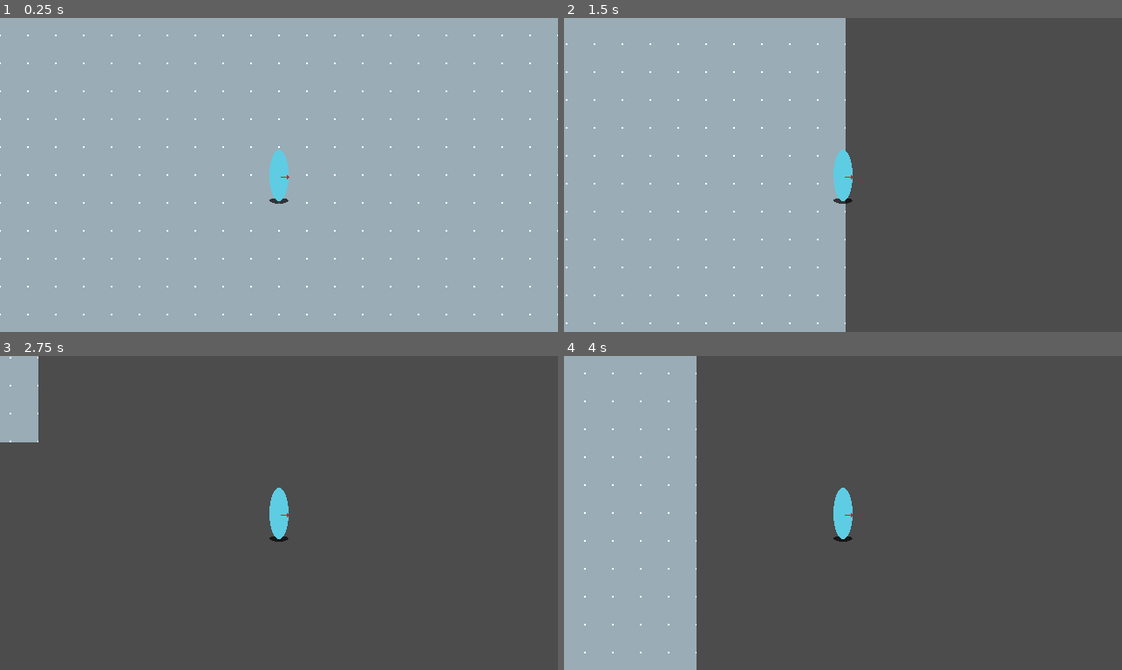
Above: before the commit, frames 1-4 (two rows, left to right).
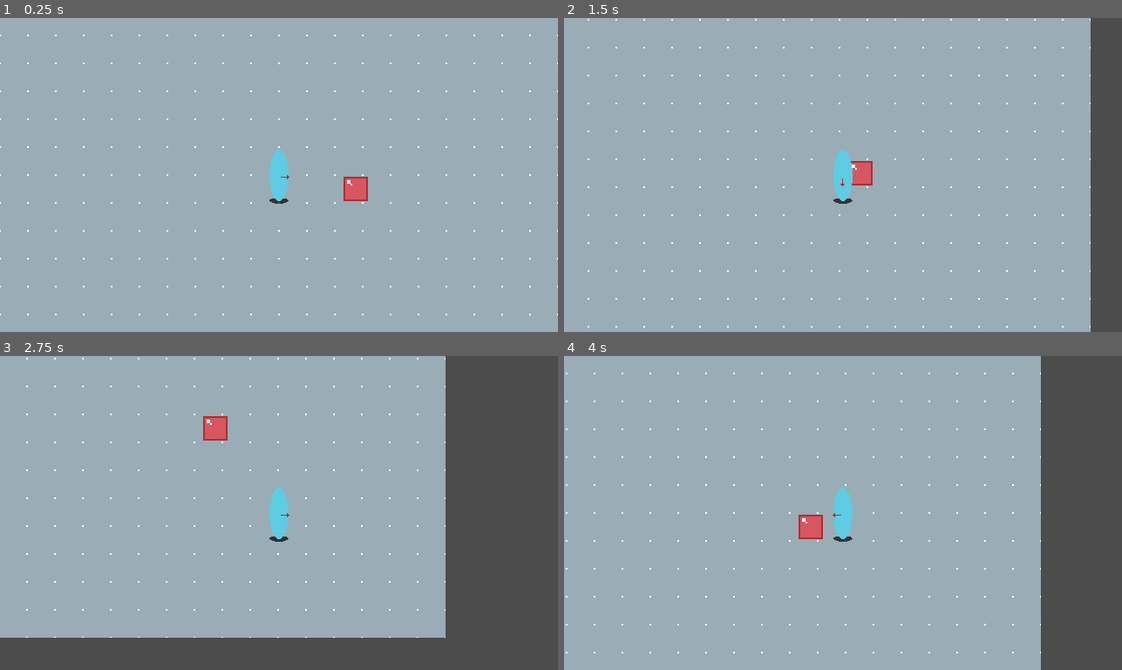
Above: after the commit, the same moments.

Repository: youxuanzhao/Dome
Game: Godot game, scene res://Scenes/TestScene.tscn
The game is run twice, just before and just after one commit, with the same random seed, the same clock (stepped at 60 frames per second) and the same inputs. Before the commit the project starts from res://Scenes/scene1.tscn.
Inputs:
- Up to frame 1 (0.25 s): no input
- Up to frame 2 (1.5 s): tap Enter at 0.5 s; hold D (ui_right) 0.53-1.28 s; hold S (ui_down) from 1.28 s (still down)
- Up to frame 3 (2.75 s): release S (ui_down) at 2.03 s; hold D (ui_right) from 2.03 s (still down)
- Up to frame 4 (4 s): release D (ui_right) at 2.78 s; hold W (ui_up) 2.78-3.53 s; hold A (ui_left) from 3.53 s (still down)

The runs differ from the first frame. In frame 1, 0.3% of the frame differs, in the area x 61-66%, y 50-59%; in frame 2, 44%; in frame 3, 69%, in the area x 0-80%, y 0-90%; in frame 4, 61%.

Commit message:
20220628
Added object and collision physics.
Enable DIrection indicator

Diff:
--- /dev/null
+++ b/Modules/Object.tscn
@@ -0,0 +1,16 @@
+[gd_scene load_steps=4 format=2]
+
+[ext_resource path="res://Assets/Mob-Sheet.png" type="Texture" id=1]
+[ext_resource path="res://Scripts/ObjectScript.gd" type="Script" id=2]
+
+[sub_resource type="RectangleShape2D" id=1]
+extents = Vector2( 7, 7 )
+
+[node name="Object" type="KinematicBody2D"]
+script = ExtResource( 2 )
+
+[node name="ObjectSprite" type="Sprite" parent="."]
+texture = ExtResource( 1 )
+
+[node name="ObjectCollisionBox" type="CollisionShape2D" parent="."]
+shape = SubResource( 1 )
--- a/Modules/Player.tscn
+++ b/Modules/Player.tscn
@@ -1,17 +1,18 @@
 [gd_scene load_steps=5 format=2]
 
 [ext_resource path="res://Assets/Player-Sheet.png" type="Texture" id=1]
-[ext_resource path="res://Modules/PlayerController.gd" type="Script" id=2]
+[ext_resource path="res://Scripts/PlayerController.gd" type="Script" id=2]
 [ext_resource path="res://Assets/MediumShadow-Sheet.png" type="Texture" id=3]
 
 [sub_resource type="CapsuleShape2D" id=1]
-radius = 8.0
-height = 44.0
+radius = 6.0
+height = 1.0
 
 [node name="PlayerBody" type="KinematicBody2D"]
 script = ExtResource( 2 )
 
 [node name="PlayerCollisionBox" type="CollisionShape2D" parent="."]
+position = Vector2( 0, 22 )
 shape = SubResource( 1 )
 
 [node name="AnimationPlayer" type="AnimationPlayer" parent="."]
--- /dev/null
+++ b/Scenes/TestScene.tscn
@@ -0,0 +1,15 @@
+[gd_scene load_steps=4 format=2]
+
+[ext_resource path="res://Modules/Player.tscn" type="PackedScene" id=1]
+[ext_resource path="res://Modules/Object.tscn" type="PackedScene" id=2]
+[ext_resource path="res://Modules/Tilemap.tscn" type="PackedScene" id=3]
+
+[node name="Terrain" type="Node2D"]
+
+[node name="Tilemap" parent="." instance=ExtResource( 3 )]
+
+[node name="Player" parent="." instance=ExtResource( 1 )]
+
+[node name="Object" parent="." instance=ExtResource( 2 )]
+position = Vector2( 88, 16 )
+ScaleFactor = 2
--- a/Scenes/scene1.tscn
+++ /dev/null
@@ -1,11 +0,0 @@
-[gd_scene load_steps=3 format=2]
-
-[ext_resource path="res://Modules/Tilemap.tscn" type="PackedScene" id=1]
-[ext_resource path="res://Modules/Player.tscn" type="PackedScene" id=2]
-
-[node name="Terrain" type="Node2D"]
-
-[node name="Tilemap" parent="." instance=ExtResource( 1 )]
-
-[node name="Player" parent="." instance=ExtResource( 2 )]
-FACTOR = 3
--- /dev/null
+++ b/Scripts/ObjectScript.gd
@@ -0,0 +1,13 @@
+extends KinematicBody2D
+
+export var ScaleFactor = 1
+
+onready var ObjectSprite = $ObjectSprite
+onready var ObjectCollisionBox = $ObjectCollisionBox
+
+
+func _process(delta):
+	ObjectSprite.scale.x = ScaleFactor
+	ObjectSprite.scale.y = ScaleFactor
+	ObjectCollisionBox.scale.x = ScaleFactor
+	ObjectCollisionBox.scale.y = ScaleFactor
--- a/Modules/PlayerController.gd
+++ b/Scripts/PlayerController.gd
@@ -7,6 +7,7 @@
 export var ACCELERATION = 20
 export var FACTOR = 1
 
+onready var PlayerSprite = $PlayerSprite
 func _physics_process(delta):
 	var input_vector = Vector2.ZERO
 	input_vector.x = Input.get_action_strength("ui_right") - Input.get_action_strength("ui_left")
@@ -14,7 +15,15 @@
 	input_vector = input_vector.normalized()
 	if input_vector != Vector2.ZERO:
 		velocity = velocity.move_toward(input_vector * MAX_SPEED * FACTOR , ACCELERATION * FACTOR)
+		if input_vector.x > 0:
+			PlayerSprite.frame = 0
+		elif input_vector.x < 0:
+			PlayerSprite.frame = 1
+		elif input_vector.y > 0:
+			PlayerSprite.frame = 2
+		elif input_vector.y < 0:
+			PlayerSprite.frame = 3
 	else:
 		velocity = velocity.move_toward(Vector2.ZERO , FRICTION)
 
-	move_and_collide(velocity * delta)
+	move_and_slide(velocity)
--- a/project.godot
+++ b/project.godot
@@ -11,7 +11,7 @@
 [application]
 
 config/name="Dome"
-run/main_scene="res://Scenes/scene1.tscn"
+run/main_scene="res://Scenes/TestScene.tscn"
 config/icon="res://Assets/icon.png"
 
 [display]
